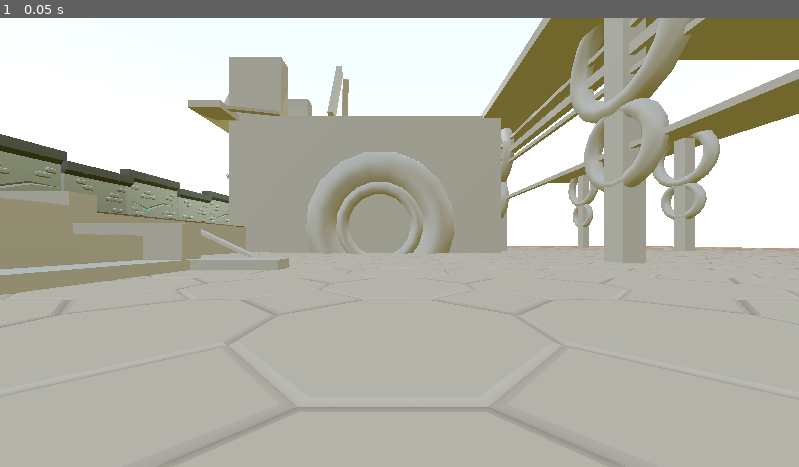
Above: before the commit, frame 1.
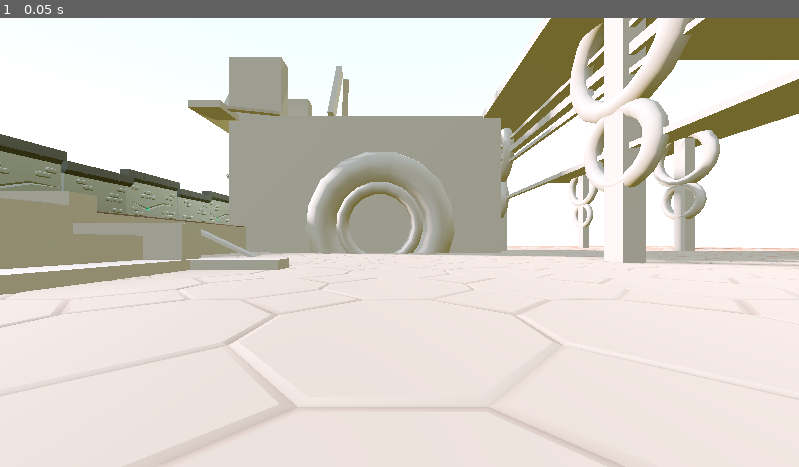
Above: after the commit, the same moment.

Repository: SugarCooki3z/brione-nicholas-game-name
Game: Godot game, scene res://Scenes/node_3d.tscn
Two runs of this game, one before a commit and one after it. Both use one fixed random seed, a clock stepped at 60 frames per second and the inputs below.
Inputs:
- Up to frame 1 (0.05 s): no input

The runs differ from the first frame. In frame 1, 50% of the frame differs, in the area x 0-100%, y 0-100%.

Commit message:
Lighting
i tried im not the best at lighting

Diff:
--- a/Scenes/node_3d.tscn
+++ b/Scenes/node_3d.tscn
@@ -24,6 +24,8 @@
 tonemap_mode = 2
 ssao_enabled = true
 sdfgi_enabled = true
+sdfgi_use_occlusion = true
+sdfgi_min_cell_size = 0.6209961
 
 [sub_resource type="Gradient" id="Gradient_ifh66"]
 colors = PackedColorArray(0.9999998, 0.28941464, 0.1320723, 1, 1, 0, 0, 1)
@@ -73,6 +75,13 @@
 
 [node name="Node3D" type="Node3D" unique_id=491783258]
 
+[node name="DirectionalLight3D" type="DirectionalLight3D" parent="." unique_id=2080096806]
+transform = Transform3D(-0.31067643, 0.25880668, -0.91460335, 0, 0.962218, 0.27228025, 0.95051575, 0.08459105, -0.29893845, 0, 0, 0)
+light_color = Color(0.79607844, 0.67058825, 0.72156864, 1)
+light_energy = 1.2
+shadow_enabled = true
+directional_shadow_max_distance = 4096.0
+
 [node name="WorldEnvironment" type="WorldEnvironment" parent="." unique_id=730409021]
 environment = SubResource("Environment_bi5fs")
 
@@ -1867,3 +1876,14 @@
 
 [node name="untitled" parent="." unique_id=650551144 instance=ExtResource("7_ifh66")]
 transform = Transform3D(1, 0, 0, 0, 1, 0, 0, 0, 1, -5.7469983, 7.8003197, 25.067795)
+
+[node name="LightmapGI" type="LightmapGI" parent="." unique_id=1344088385]
+quality = 3
+supersampling = true
+supersampling_factor = 1.0
+bounce_indirect_energy = 0.0
+directional = true
+interior = true
+denoiser_strength = 0.105
+bias = 0.0355
+texel_scale = 34.05
